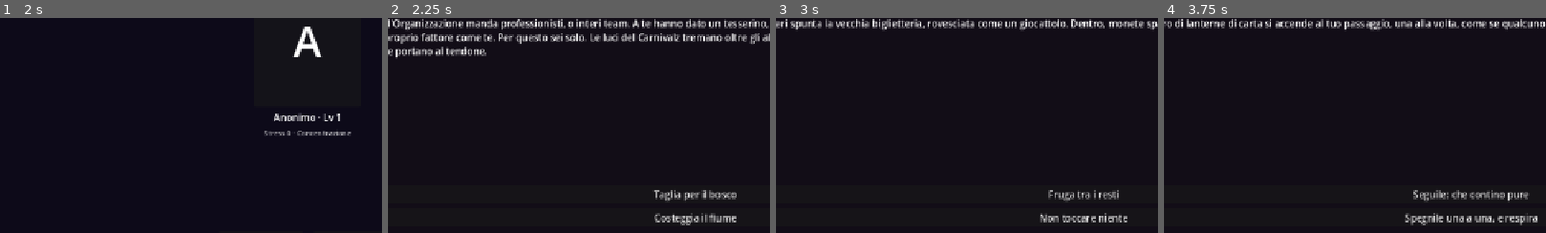
Above: before the commit, frames 1-4 (left to right).
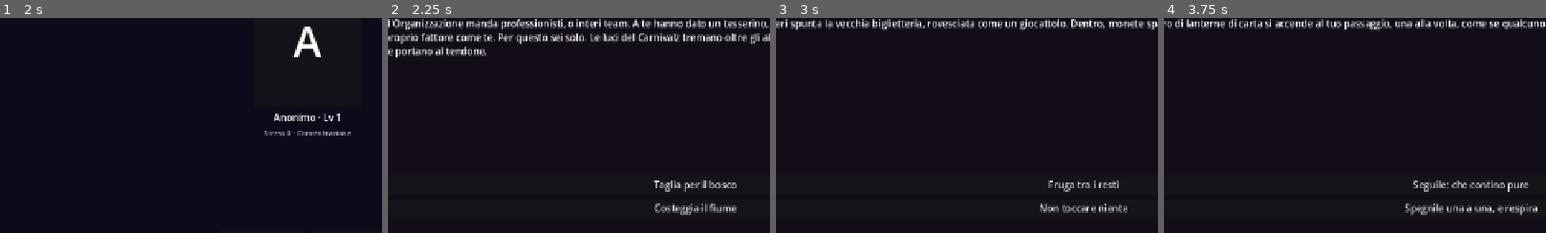
Above: after the commit, the same moments.

Repository: Rio-Chico-Devs/Carnivalz
Game: Godot game, scene res://scenes/Mappa.tscn
Same seed, same stepped clock (60 frames per second), same inputs: the game is played once before the commit and once after it.
Inputs:
- Up to frame 1 (2 s): click "!" at 0.5 s; click "☉ Scendi nel Carnivalz" at 1.25 s
- Up to frame 2 (2.25 s): click "Inizia il Carnivalz" at 2 s
- Up to frame 3 (3 s): click "Taglia per il bosco" at 2.75 s
- Up to frame 4 (3.75 s): click "Fruga tra i resti" at 3.5 s
The pictures show only the part of the screen within x 10-60%, y 42-92%; the shares and areas given below are measured in that part.

Frame 1 is identical in both runs. In frame 2, 2.5% of the frame differs, in the area x 69-92%, y 75-97%; in frame 3, 2.0%; in frame 4, 3.3%, in the area x 63-98%, y 75-97%.

Commit message:
Dialoga con la squadra, Casa Gigante riscritta, miniboss con frenesia
- 'Parla con la squadra': bottone persistente nella schermata eventi
  (visibile con >=1 compagno), apre le voci di data/dialoghi.json per il
  nodo corrente ('%s' sostituito dal nome di chi parla), una_tantum +
  flag per sbloccare scelte altrimenti nascoste; le scelte si ricostruiscono
  subito dopo la battuta
- Fix concettuale: la Casa Gigante non e' gigante nelle proporzioni, ma
  nel numero di stanze (spaziose e numerose) - riscritta ogni descrizione
- Casa Gigante: 2 quadri interagibili (uomo severo, donna), 3 fotografie
  in sequenza nella stanza dei giochi, cartella clinica nella stanza degli
  studi, lettere di rimorso dei genitori sull'altare; bottino: Tazo,
  fiala hp, merendine scadute, vino di ottima qualita' x2, collana
  particolare (nuovi oggetti in data/oggetti.json)
- La botola sotto i cuscini si trova SOLO parlando con un compagno nella
  stanza dei giochi (dialoghi.json + richiede_flag): impossibile da soli,
  spinge a recuperare Meteora prima
- Meccanica generica 'frenesia' (Combattimento.gd): un nemico a una
  soglia di hp innesca un conto alla rovescia; se non fermato, maleficio
  e KO totale. Si ferma Studiando durante la frenesia (rivela un
  bersaglio extra attaccabile) e distruggendo il bersaglio; il nemico poi
  recita alcune righe invece di attaccare prima di riprendersi
- Miniboss 'Un tenero ricordo' aggiornato: frenesia a meta' vita, bersaglio
  extra 'le lettere sull'altare', battute esatte del cedimento e del
  maleficio; studio con osservazioni mute (sporca/energia oscura, pianto)
  invece di domanda/risposta

Co-Authored-By: Claude Sonnet 5 <noreply@anthropic.com>
Claude-Session: https://claude.ai/code/session_01AE7uzpDH1Lo1PHb29aXJxZ

Diff:
--- /dev/null
+++ b/data/dialoghi.json
@@ -0,0 +1,9 @@
+{
+	"luoghi": {
+		"stanza_giochi": {
+			"una_tantum": "dialogo_casa_botola",
+			"flag": "casa_botola",
+			"testo": "%s si ferma davanti ai cuscini ammucchiati contro il muro. \"Aspetta,\" dice, \"senti? Sotto è vuoto.\" Con un calcio scosta i cuscini: c'è una botola."
+		}
+	}
+}
--- a/data/oggetti.json
+++ b/data/oggetti.json
@@ -101,6 +101,26 @@
 			"descrizione": "Un pezzo di stoffa con una firma sopra \"Lyloh\" e alcuni cuoricini disegnati, sembrerebbe che un bambino abbia scritto questo."
 		},
 		{
+			"id": "merendine_scadute",
+			"nome": "Pacco di merendine scadute",
+			"tipo": "consumabile",
+			"descrizione": "La data è illeggibile da anni. Curano lo stesso, in un certo senso.",
+			"effetto": { "hp": 2, "stress": 5 }
+		},
+		{
+			"id": "vino_di_ottima_qualita",
+			"nome": "Vino di ottima qualità",
+			"tipo": "consumabile",
+			"descrizione": "Un'annata che qualcuno teneva per un'occasione speciale, mai arrivata.",
+			"effetto": { "stress": -20 }
+		},
+		{
+			"id": "collana_particolare",
+			"nome": "Collana particolare",
+			"tipo": "chiave",
+			"descrizione": "Pesante, di una foggia che non si vede più. Non sembra fatta per essere indossata da una bambina."
+		},
+		{
 			"id": "lanterna_che_pulsa",
 			"nome": "Lanterna che pulsa",
 			"tipo": "chiave",
--- a/data/personaggi.json
+++ b/data/personaggi.json
@@ -74,6 +74,12 @@
 			"ritratto": "res://art/personaggi/marionetta.png"
 		},
 		{
+			"id": "lettere_altare",
+			"nome": "Le lettere sull'altare",
+			"nome_breve": "le lettere",
+			"ritratto": "res://art/personaggi/lettere_altare.png"
+		},
+		{
 			"id": "tenero_ricordo",
 			"nome": "Un tenero ricordo",
 			"nome_breve": "la bambola",
@@ -118,9 +124,20 @@
 				}
 			],
 			"studio": [
-				{ "domanda": "Chi ti ha cucita?", "risposta": "mani... piccole..." },
-				{ "domanda": "Perché ti fai del male?", "risposta": "così... lei... non sente..." }
-			]
+				{ "osservazione": "Ti avvicini e la studi: è coperta di polvere, le cuciture consumate. Trasuda un'energia oscura indescrivibile." },
+				{ "osservazione": "Provi ad ascoltare, sotto il ronzio del Carnivalz: sembra quasi di sentire un pianto leggero." }
+			],
+			"frenesia": {
+				"soglia_hp": 0.5,
+				"conteggio": 3,
+				"testo_inizio": "All'improvviso la bambola smette di muoversi. Poi comincia a contare, piano, qualcosa che solo lei può sentire.",
+				"testo_conteggio": "Il conto alla rovescia scende: %d...",
+				"testo_maleficio": "Il conto arriva a zero. La bambola si trafigge il petto con uno spillo, un colpo secco e definitivo. Il maleficio vi si abbatte addosso, tutti insieme.",
+				"bersaglio_extra": "lettere_altare",
+				"bersaglio_extra_hp": 2,
+				"testo_sblocco_bersaglio": "Non è vero... bugiardi... a voi non è dispiaciuto davvero...",
+				"testo_fermata": ["Siate dannati... La mia Lyloh...", "Grazie..."]
+			}
 		},
 		{
 			"id": "vecchio_clown",
--- a/data/vuoti/casa_gigante.json
+++ b/data/vuoti/casa_gigante.json
@@ -2,95 +2,155 @@
 	"nodo_iniziale": "soglia",
 	"nodi": {
 		"soglia": {
-			"testo": "Una casa gigantesca, o forse sei tu a essere piccolo: i gradini arrivano al ginocchio di un gigante, la maniglia è una nave. Dalla serratura filtra una ninna nanna stonata.",
+			"testo": "Questo squarcio è una casa gigantesca: non nelle proporzioni, ma nel numero delle stanze, spaziose una via l'altra, come se non finisse mai. Dalla porta socchiusa filtra una ninna nanna stonata.",
 			"scelte": [
-				{ "testo": "Infilati sotto la porta", "vai": "salone" },
+				{ "testo": "Entra", "vai": "salone" },
 				{ "testo": "Torna nel Vuoto", "torna_vuoto": true }
 			]
 		},
 		"salone": {
-			"testo": "Un salone enorme, mobili come colline. Dal divano sventrato spunta un filo rosso, teso, che sparisce su per le scale.",
+			"testo": "Un salone enorme, arredato con cura anche dove nessuno guarda più. Due quadri alle pareti, un divano sventrato, e da qualche parte quel filo rosso che spunta appena, teso, verso le scale.",
 			"agguato": {
 				"probabilita": 0.3,
 				"gruppi": [["marionetta"], ["marionetta", "marionetta"]],
 				"se_perdi": "cacciata"
 			},
 			"scelte": [
-				{ "testo": "Tira il filo rosso", "vai": "salone", "una_tantum": "casa_filo" },
+				{ "testo": "Osserva il quadro dell'uomo", "vai": "quadro_uomo" },
+				{ "testo": "Osserva il quadro della donna", "vai": "quadro_donna" },
+				{ "testo": "Fruga sotto i cuscini del divano", "vai": "salone", "una_tantum": "casa_tazo_1", "tazo": 18 },
+				{ "testo": "Tira il filo rosso", "vai": "salone", "una_tantum": "casa_filo", "flag": "casa_filo" },
 				{ "testo": "Vai in cucina", "vai": "cucina" },
 				{ "testo": "Sali le scale", "vai": "scala" },
 				{ "testo": "Torna alla soglia", "vai": "soglia" }
 			]
 		},
+		"quadro_uomo": {
+			"testo": "Sembra un uomo molto severo... le rughe sul suo volto fanno trasparire un'estrema tristezza e una rabbia sempre tenuta a bada.",
+			"scelte": [
+				{ "testo": "Torna nel salone", "vai": "salone" }
+			]
+		},
+		"quadro_donna": {
+			"testo": "Una donna di una certa età... cos'ha in mano? Il suo sguardo non ti fa sentire al sicuro.",
+			"scelte": [
+				{ "testo": "Torna nel salone", "vai": "salone" }
+			]
+		},
 		"cucina": {
-			"testo": "Pentole come campane, un tavolo come un altopiano. Nel lavello, piatti per tre: due grandi, uno piccolo. Nessuno lava i piatti da molto tempo.",
+			"testo": "Pentole in fila, un tavolo apparecchiato per tre da molto tempo, senza che nessuno l'abbia mai sparecchiato. In una credenza, bottiglie impolverate; in un'altra, qualcosa di dolce.",
 			"agguato": {
 				"probabilita": 0.3,
 				"gruppi": [["marionetta"], ["marionetta", "marionetta"]],
 				"se_perdi": "cacciata"
 			},
 			"scelte": [
+				{ "testo": "Stappa una bottiglia di vino di ottima qualità", "vai": "cucina", "una_tantum": "casa_vino_1", "oggetto": "vino_di_ottima_qualita" },
+				{ "testo": "Fruga nella credenza dei dolci", "vai": "cucina", "una_tantum": "casa_merendine", "oggetto": "merendine_scadute" },
 				{ "testo": "Torna nel salone", "vai": "salone" }
 			]
 		},
 		"scala": {
-			"testo": "La scala sale nel buio, ogni gradino un piccolo trasloco. Il filo rosso — se l'hai tirato — corre lungo il corrimano verso una porticina che prima non c'era.",
+			"testo": "La scala sale attraverso piani che sembrano più numerosi di quanti dovrebbero essere. Il filo rosso, se l'hai tirato, corre lungo il corrimano fino a sparire oltre il pianerottolo.",
 			"scelte": [
-				{ "testo": "Segui il filo fino alla stanza del cucito", "vai": "stanza_cucito", "richiede_flag": "casa_filo" },
-				{ "testo": "Entra nella camera dei bambini", "vai": "camera_bambini" },
+				{ "testo": "Entra nella stanza dei giochi", "vai": "stanza_giochi" },
 				{ "testo": "Sali fino alla soffitta", "vai": "soffitta" },
 				{ "testo": "Scendi nel salone", "vai": "salone" }
 			]
 		},
-		"camera_bambini": {
-			"testo": "Giocattoli in fila contro il muro, come spettatori. Un letto enorme, rifatto con cura. Qualcosa, sotto, trattiene il fiato.",
+		"stanza_giochi": {
+			"testo": "La stanza dei giochi: scaffali di giocattoli allineati come spettatori, un baule, e un mucchio di cuscini contro il muro. Tre fotografie, in cornici diverse, osservano la stanza da un comò.",
 			"agguato": {
 				"probabilita": 0.3,
 				"gruppi": [["marionetta"], ["marionetta", "marionetta"]],
 				"se_perdi": "cacciata"
 			},
 			"scelte": [
-				{ "testo": "Guarda sotto il letto", "vai": "camera_bambini", "una_tantum": "casa_letto" },
-				{ "testo": "Infilati nella nicchia dietro la testiera", "vai": "nicchia", "richiede_flag": "casa_letto" },
+				{ "testo": "Osserva la prima fotografia", "vai": "foto_1", "una_tantum": "casa_foto_1" },
+				{ "testo": "Osserva la seconda fotografia", "vai": "foto_2", "una_tantum": "casa_foto_2" },
+				{ "testo": "Osserva la terza fotografia", "vai": "foto_3", "una_tantum": "casa_foto_3" },
+				{ "testo": "Apri il baule dei giocattoli", "vai": "stanza_giochi", "una_tantum": "casa_fiala", "oggetto": "fiala_hp" },
+				{ "testo": "Scendi nella botola", "vai": "stanza_studi", "richiede_flag": "casa_botola" },
 				{ "testo": "Torna alla scala", "vai": "scala" }
 			]
 		},
-		"nicchia": {
-			"testo": "Una nicchia scavata nel muro, tappezzata di disegni a matita: una famiglia, una casa, un sole con troppe punte. Qualcuno ci si nascondeva, qui. Qualcuno di piccolo.",
+		"foto_1": {
+			"testo": "Una fotografia ingiallita: una ragazzina, forse sei o sette anni, gioca seduta per terra con una bambola fatta a mano. Sta ridendo.",
 			"scelte": [
-				{ "testo": "Prendi la fiala nascosta nella scatola dei colori", "vai": "nicchia", "una_tantum": "casa_fiala", "oggetto": "fiala_hp" },
-				{ "testo": "Torna nella camera", "vai": "camera_bambini" }
+				{ "testo": "Torna alla stanza dei giochi", "vai": "stanza_giochi" }
+			]
+		},
+		"foto_2": {
+			"testo": "La stessa ragazzina, cresciuta: un vestito più elegante, una posa più composta. Tiene ancora la bambola, stretta contro il fianco, come se qualcuno potesse portargliela via da un momento all'altro.",
+			"scelte": [
+				{ "testo": "Torna alla stanza dei giochi", "vai": "stanza_giochi" }
+			]
+		},
+		"foto_3": {
+			"testo": "Una festa di compleanno: candeline, un tavolo pieno di regali che sembrano tutti uguali e tutti sbagliati. La ragazzina è al centro, la bambola in grembo. Non sorride, in questa.",
+			"scelte": [
+				{ "testo": "Torna alla stanza dei giochi", "vai": "stanza_giochi" }
 			]
 		},
 		"soffitta": {
-			"testo": "La soffitta è un cimitero di scatoloni. Su ognuno, la stessa calligrafia adulta: GIOCATTOLI DI L. — DA BUTTARE. Nessuno scatolone è mai stato buttato.",
+			"testo": "La soffitta è un cimitero di scatoloni, tutti con la stessa scritta a mano: GIOCATTOLI DI L. — DA BUTTARE. Nessuno scatolone è mai stato buttato.",
 			"agguato": {
 				"probabilita": 0.3,
 				"gruppi": [["marionetta"]],
 				"se_perdi": "cacciata"
 			},
 			"scelte": [
+				{ "testo": "Rovista tra gli scatoloni", "vai": "soffitta", "una_tantum": "casa_collana", "oggetto": "collana_particolare" },
+				{ "testo": "Controlla dentro un vecchio baule chiuso a chiave", "vai": "soffitta", "una_tantum": "casa_tazo_2", "tazo": 22 },
 				{ "testo": "Torna alla scala", "vai": "scala" }
 			]
 		},
-		"stanza_cucito": {
-			"testo": "La stanza del cucito. Al centro, su una seggiolina, una bambola fatta a mano si conficca spilli nelle braccia, piano, uno alla volta. Trasuda odio da ogni cucitura. Il filo rosso finisce nel suo petto.",
+		"stanza_studi": {
+			"testo": "Sotto i cuscini, la botola dà su una stanza degli studi: scrivania, diplomi alle pareti, e un fascicolo lasciato aperto come se qualcuno l'avesse richiuso in fretta, tanti anni fa.",
 			"scelte": [
-				{ "testo": "Avvicinati alla bambola", "richiede_non_flag": "casa_ricordo_spento", "combatti": ["tenero_ricordo"], "se_vinci": "ricordo_spento", "se_perdi": "cacciata" },
-				{ "testo": "La seggiolina è vuota. Solo stoffa, spilli e polvere.", "richiede_flag": "casa_ricordo_spento", "vai": "scala" },
-				{ "testo": "Indietreggia in silenzio", "vai": "scala" }
+				{ "testo": "Leggi la cartella clinica", "vai": "cartella_clinica" },
+				{ "testo": "Prosegui nel tunnel", "vai": "tunnel" },
+				{ "testo": "Risali dalla botola", "vai": "stanza_giochi" }
 			]
 		},
-		"ricordo_spento": {
-			"testo": "La bambola si affloscia tra i suoi spilli. Le cuciture si allentano una a una, come un respiro che finisce. Poi, da nessuna bocca: ...volevo, giocare... ancora... un pò...",
-			"flag": "casa_ricordo_spento",
+		"cartella_clinica": {
+			"testo": "\"...sbalzi di umore frequenti, episodi depressivi persistenti. Livelli di fattore Carnivalz anomali per l'età. Salute generale carente.\" La firma in fondo è illeggibile quanto il resto.",
 			"scelte": [
-				{ "testo": "Raccogli ciò che resta", "vai": "stanza_cucito", "una_tantum": "casa_prova", "oggetto": "prova_di_un_forte_amore" },
-				{ "testo": "Lasciala riposare", "vai": "stanza_cucito" }
+				{ "testo": "Richiudi il fascicolo", "vai": "stanza_studi" }
+			]
+		},
+		"tunnel": {
+			"testo": "Un tunnel scavato a mano, stretto, che scende oltre le fondamenta della casa. L'aria si fa più fredda a ogni passo.",
+			"scelte": [
+				{ "testo": "Avanza verso la luce in fondo", "vai": "altare" },
+				{ "testo": "Torna alla stanza degli studi", "vai": "stanza_studi" }
+			]
+		},
+		"altare": {
+			"testo": "Un altare tributario, costruito con le mani: candele consumate, una foto incorniciata, e un mucchio di lettere ingiallite. Ai piedi dell'altare, buttata su un fianco, una bambola sporca di terra.",
+			"scelte": [
+				{ "testo": "Leggi le lettere", "vai": "lettere_lettura" },
+				{ "testo": "Stappa l'ultima bottiglia di vino di ottima qualità", "vai": "altare", "una_tantum": "casa_vino_2", "oggetto": "vino_di_ottima_qualita" },
+				{ "testo": "Osserva da vicino la foto sull'altare", "richiede_non_flag": "casa_ricordo_sconfitto", "combatti": ["tenero_ricordo"], "se_vinci": "ricordo_concluso", "se_perdi": "cacciata" },
+				{ "testo": "L'altare è silenzioso, ora.", "richiede_flag": "casa_ricordo_sconfitto", "vai": "tunnel" },
+				{ "testo": "Torna al tunnel", "vai": "tunnel" }
+			]
+		},
+		"lettere_lettura": {
+			"testo": "Sono lettere mai spedite, scritte dai genitori: parlano di rimorso, di quanto avrebbero voluto tornare indietro. \"Se solo non avessimo preteso così tanto da te,\" dice una. Un'altra si interrompe a metà frase.",
+			"scelte": [
+				{ "testo": "Richiudi le lettere", "vai": "altare" }
+			]
+		},
+		"ricordo_concluso": {
+			"testo": "La bambola si accascia tra le lettere bruciate e le sue stesse cuciture allentate. Poi, da nessuna bocca: \"...volevo, giocare... ancora... un pò...\" Il silenzio che segue è peggio di qualunque lamento.",
+			"flag": "casa_ricordo_sconfitto",
+			"scelte": [
+				{ "testo": "Raccogli ciò che resta", "vai": "altare", "una_tantum": "casa_prova", "oggetto": "prova_di_un_forte_amore", "tazo": 80 }
 			]
 		},
 		"cacciata": {
-			"testo": "L'odio ti solleva di peso e la casa ti scaraventa fuori, giù dalla soglia, oltre lo squarcio. La ninna nanna riprende, stonata come prima.",
+			"testo": "Qualcosa ti solleva di peso e la casa ti scaraventa fuori, oltre lo squarcio. La ninna nanna riprende, stonata come prima.",
 			"scelte": [
 				{ "testo": "Riprendi fiato nel Vuoto", "torna_vuoto": true }
 			]
--- a/scenes/Main.tscn
+++ b/scenes/Main.tscn
@@ -73,6 +73,20 @@
 layout_mode = 2
 theme_override_constants/separation = 8
 
+[node name="RigaDialoga" type="HBoxContainer" parent="Margini/Colonna"]
+layout_mode = 2
+theme_override_constants/separation = 8
+
+[node name="BottoneDialoga" type="Button" parent="Margini/Colonna/RigaDialoga"]
+unique_name_in_owner = true
+layout_mode = 2
+text = "Parla con la squadra"
+
+[node name="MenuCompagni" type="HBoxContainer" parent="Margini/Colonna/RigaDialoga"]
+unique_name_in_owner = true
+layout_mode = 2
+theme_override_constants/separation = 8
+
 [node name="Stato" type="Label" parent="Margini/Colonna"]
 unique_name_in_owner = true
 layout_mode = 2
--- a/scripts/Combattimento.gd
+++ b/scripts/Combattimento.gd
@@ -34,6 +34,17 @@
 var alleati_usati: Array[String] = []
 var attaccante_corrente: Dictionary = {}
 
+# Frenesia: un nemico (non necessariamente una fonte) puo' avere nei dati
+# una chiave "frenesia" - a una soglia di hp innesca un conto alla rovescia:
+# se non fermato, maleficio e KO totale. Si ferma studiando il nemico
+# (rivela un bersaglio extra, es. un oggetto di scena) e distruggendolo.
+var portatore_frenesia: Dictionary = {}
+var frenesia_attiva := false
+var frenesia_gia_innescata := false
+var conteggio_frenesia := 0
+var turni_afflitto := 0
+var bersaglio_extra_sbloccato := false
+
 func _ready() -> void:
 	for id_classe in GameState.party:
 		aggiungi_combattente(id_classe, true)
@@ -42,6 +53,8 @@
 		var dati: Dictionary = GameState.personaggi.get(id_nemico, {})
 		if fonte.is_empty() and dati.get("fonte", false):
 			fonte = dati
+		if portatore_frenesia.is_empty() and dati.has("frenesia"):
+			portatore_frenesia = dati
 	scrivi("[b]Il Carnivalz fa spazio: si combatte.[/b]")
 	if fonte.get("convincibile", false):
 		etichetta_speranza.visible = true
@@ -127,8 +140,8 @@
 		for combattente in combattenti.duplicate():
 			if not in_corso:
 				break
-			if combattente.hp <= 0:
-				continue
+			if combattente.hp <= 0 or combattente.get("oggetto_scena", false):
+				continue  # gli oggetti di scena (es. le lettere) non agiscono mai
 			await esegui_turno(combattente)
 			var prob_extra := float(GameState.regole.get("probabilita_attacco_extra_rabbia", 0.35))
 			if in_corso and combattente.hp > 0 \
@@ -274,6 +287,14 @@
 	var bersaglio := primo_nemico()
 	if bersaglio.is_empty():
 		return
+	if not portatore_frenesia.is_empty() and bersaglio.id == portatore_frenesia.id \
+			and frenesia_attiva and not bersaglio_extra_sbloccato:
+		bersaglio_extra_sbloccato = true
+		var dati_frenesia: Dictionary = portatore_frenesia.get("frenesia", {})
+		scrivi("%s: \"%s\"" % [bersaglio.nome, dati_frenesia.get("testo_sblocco_bersaglio", "")])
+		attiva_bersaglio_extra()
+		GameState.segna_studiato(bersaglio.id)
+		return
 	var dati: Dictionary = GameState.personaggi.get(bersaglio.id, {})
 	var scambi: Array = dati.get("studio", [])
 	if convinto and bersaglio.id == fonte.get("id", "") and dati.has("studio_cedimento"):
@@ -283,11 +304,31 @@
 	else:
 		var scambio: Dictionary = scambi[indice_studio % scambi.size()]
 		indice_studio += 1
-		scrivi("%s: \"%s\"" % [chi.nome, scambio.get("domanda", "")])
-		scrivi("%s: \"%s\"" % [bersaglio.nome, scambio.get("risposta", "")])
+		if scambio.has("osservazione"):
+			scrivi("[i]%s[/i]" % scambio["osservazione"])
+		else:
+			scrivi("%s: \"%s\"" % [chi.nome, scambio.get("domanda", "")])
+			scrivi("%s: \"%s\"" % [bersaglio.nome, scambio.get("risposta", "")])
 	GameState.segna_studiato(bersaglio.id)
 	if bersaglio.id == fonte.get("id", ""):
 		aggiorna_speranza(int(GameState.regole.get("speranza_studio", 10)))
+
+func attiva_bersaglio_extra() -> void:
+	var dati_frenesia: Dictionary = portatore_frenesia.get("frenesia", {})
+	var id_bersaglio: String = dati_frenesia.get("bersaglio_extra", "")
+	if id_bersaglio == "":
+		return
+	aggiungi_combattente(id_bersaglio, false)
+	var oggetto: Dictionary = combattenti.back()
+	oggetto.oggetto_scena = true
+	oggetto.hp = int(dati_frenesia.get("bersaglio_extra_hp", 2))
+	oggetto.hp_max = oggetto.hp
+	oggetto.attacco = 0
+	oggetto.difesa = 0
+	oggetto.velocita = 0
+	oggetto.xp = 0
+	oggetto.tazo = 0
+	aggiorna_scheda(oggetto)
 
 func primo_nemico() -> Dictionary:
 	# la fonte ha la precedenza, altrimenti il primo nemico vivo
@@ -300,6 +341,46 @@
 # --- turno nemico e mosse ---
 
 func turno_nemico(nemico: Dictionary) -> void:
+	if not portatore_frenesia.is_empty() and nemico.id == portatore_frenesia.id:
+		gestisci_turno_frenesia(nemico)
+		return
+	turno_nemico_normale(nemico)
+
+func gestisci_turno_frenesia(nemico: Dictionary) -> void:
+	var dati_frenesia: Dictionary = portatore_frenesia.get("frenesia", {})
+	if turni_afflitto > 0:
+		var linee: Array = dati_frenesia.get("testo_fermata", [])
+		var indice: int = linee.size() - turni_afflitto
+		if indice >= 0 and indice < linee.size():
+			scrivi("%s: \"%s\"" % [nemico.nome, linee[indice]])
+		turni_afflitto -= 1
+		return
+	if not frenesia_attiva:
+		turno_nemico_normale(nemico)
+		return
+	conteggio_frenesia -= 1
+	if conteggio_frenesia <= 0:
+		scrivi("[b]%s[/b]" % dati_frenesia.get("testo_maleficio", "Il maleficio si abbatte su di voi."))
+		for personaggio in vivi(true):
+			personaggio.hp = 0
+			aggiorna_scheda(personaggio)
+		in_corso = false
+		return
+	scrivi(String(dati_frenesia.get("testo_conteggio", "%d...")) % conteggio_frenesia)
+
+func verifica_innesco_frenesia(bersaglio: Dictionary) -> void:
+	if portatore_frenesia.is_empty() or bersaglio.id != portatore_frenesia.id \
+			or frenesia_gia_innescata or bersaglio.hp <= 0:
+		return
+	var dati_frenesia: Dictionary = portatore_frenesia.get("frenesia", {})
+	var soglia := float(dati_frenesia.get("soglia_hp", 0.5))
+	if float(bersaglio.hp) / float(bersaglio.hp_max) <= soglia:
+		frenesia_attiva = true
+		frenesia_gia_innescata = true
+		conteggio_frenesia = int(dati_frenesia.get("conteggio", 3))
+		scrivi("[b]%s[/b]" % dati_frenesia.get("testo_inizio", "Qualcosa cambia."))
+
+func turno_nemico_normale(nemico: Dictionary) -> void:
 	if convinto and nemico.id == fonte.get("id", "") \
 			and GameState.rng.randf() < float(GameState.regole.get("probabilita_cedimento", 0.5)):
 		cedimento(nemico)
@@ -413,6 +494,8 @@
 	bersaglio.hp = maxi(bersaglio.hp - danno, 0)
 	scrivi("%s attacca %s: %d danno." % [attaccante.nome, bersaglio.nome, danno])
 	aggiorna_scheda(bersaglio)
+	if not bersaglio.giocatore:
+		verifica_innesco_frenesia(bersaglio)
 	if bersaglio.hp <= 0:
 		_su_ko(bersaglio)
 	elif bersaglio.giocatore:
@@ -427,7 +510,14 @@
 		_su_ko(bersaglio)
 
 func _su_ko(caduto: Dictionary) -> void:
-	scrivi("[i]%s è a terra![/i]" % caduto.nome)
+	if caduto.get("oggetto_scena", false):
+		scrivi("[i]%s vengono distrutte.[/i]" % caduto.nome)
+		if not portatore_frenesia.is_empty() \
+				and caduto.id == portatore_frenesia.get("frenesia", {}).get("bersaglio_extra", ""):
+			frenesia_attiva = false
+			turni_afflitto = portatore_frenesia.get("frenesia", {}).get("testo_fermata", []).size()
+	else:
+		scrivi("[i]%s è a terra![/i]" % caduto.nome)
 	for alleato in vivi(caduto.giocatore):
 		reagisci(alleato)
 	if vivi(false).is_empty():
--- a/scripts/GameState.gd
+++ b/scripts/GameState.gd
@@ -11,6 +11,7 @@
 const PERCORSO_NEGOZI := "res://data/negozi.json"
 const PERCORSO_MAPPA := "res://data/mappa.json"
 const PERCORSO_REGOLE := "res://data/regole.json"
+const PERCORSO_DIALOGHI := "res://data/dialoghi.json"
 
 # Unica fonte di casualità del gioco: sempre seedata, per determinismo
 # e sync multiplayer futuro.
@@ -23,6 +24,7 @@
 var oggetti: Dictionary = {}         # id oggetto -> definizione
 var negozi: Dictionary = {}          # id negozio -> definizione
 var regole: Dictionary = {}
+var dialoghi: Dictionary = {}        # id nodo -> battuta di un compagno (lore, sblocchi)
 var id_protagonista: String = ""
 
 var classi_sbloccate: Array[String] = []  # roster: persiste tra le campagne
@@ -63,6 +65,7 @@
 	carica_oggetti()
 	carica_negozi()
 	carica_regole()
+	carica_dialoghi()
 	nuova_partita()
 
 func imposta_seed(nuovo_seed: int) -> void:
@@ -117,6 +120,10 @@
 func carica_regole() -> void:
 	var dati: Variant = carica_json(PERCORSO_REGOLE)
 	regole = dati if dati is Dictionary else {}
+
+func carica_dialoghi() -> void:
+	var dati: Variant = carica_json(PERCORSO_DIALOGHI)
+	dialoghi = dati.get("luoghi", {}) if dati is Dictionary else {}
 
 func carica_mappa() -> Dictionary:
 	var dati: Variant = carica_json(PERCORSO_MAPPA)
--- a/scripts/Main.gd
+++ b/scripts/Main.gd
@@ -19,12 +19,15 @@
 @onready var slot_destra = %SlotDestra
 @onready var narratore: RichTextLabel = %Narratore
 @onready var contenitore_scelte: VBoxContainer = %Scelte
+@onready var bottone_dialoga: Button = %BottoneDialoga
+@onready var menu_compagni: HBoxContainer = %MenuCompagni
 @onready var stato: Label = %Stato
 
 func _ready() -> void:
 	if GameState.eventi.is_empty():
 		# scena avviata direttamente dall'editor: carica la campagna di prova
 		GameState.avvia_carnivalz("debug", EVENTI_DEBUG)
+	bottone_dialoga.pressed.connect(_su_dialoga)
 	mostra_nodo(GameState.nodo_corrente)
 
 func mostra_nodo(id_nodo: String) -> void:
@@ -50,6 +53,10 @@
 	narratore.text = nodo.get("testo", "")
 	aggiorna_palco(nodo)
 	aggiorna_stato()
+	ricostruisci_scelte(nodo)
+	aggiorna_dialoga()
+
+func ricostruisci_scelte(nodo: Dictionary) -> void:
 	for figlio in contenitore_scelte.get_children():
 		figlio.queue_free()
 	for scelta in nodo.get("scelte", []):
@@ -125,6 +132,40 @@
 	if scelta.has("vai"):
 		mostra_nodo(scelta["vai"])
 
+func aggiorna_dialoga() -> void:
+	# senza compagni non c'e' nessuno con cui parlare: il bottone sparisce
+	bottone_dialoga.visible = GameState.party.size() > 1
+	for figlio in menu_compagni.get_children():
+		figlio.queue_free()
+
+func _su_dialoga() -> void:
+	for figlio in menu_compagni.get_children():
+		figlio.queue_free()
+	for id_classe in GameState.party:
+		if id_classe == GameState.id_protagonista:
+			continue
+		var bottone := Button.new()
+		bottone.text = String(GameState.classi.get(id_classe, {}).get("nome", id_classe))
+		bottone.pressed.connect(_su_compagno.bind(id_classe))
+		menu_compagni.add_child(bottone)
+
+func _su_compagno(id_classe: String) -> void:
+	for figlio in menu_compagni.get_children():
+		figlio.queue_free()
+	var nome: String = String(GameState.classi.get(id_classe, {}).get("nome", id_classe))
+	var voce: Dictionary = GameState.dialoghi.get(GameState.nodo_corrente, {})
+	var gia_detta: bool = voce.has("una_tantum") and GameState.ha_flag(voce["una_tantum"])
+	if voce.is_empty() or gia_detta:
+		narratore.append_text("\n\n[i]%s non ha altro da dirti, qui.[/i]" % nome)
+		return
+	narratore.append_text("\n\n" + (String(voce.get("testo", "")) % nome))
+	if voce.has("flag"):
+		GameState.imposta_flag(voce["flag"])
+	if voce.has("una_tantum"):
+		GameState.imposta_flag(voce["una_tantum"])
+	# la battuta puo' aver sbloccato una scelta gated da richiede_flag
+	ricostruisci_scelte(GameState.eventi.get(GameState.nodo_corrente, {}))
+
 func aggiorna_stato() -> void:
 	var nomi: Array[String] = []
 	for id_classe in GameState.party:
Not shown, changed: README.md
Not shown, changed: docs/storia.md
